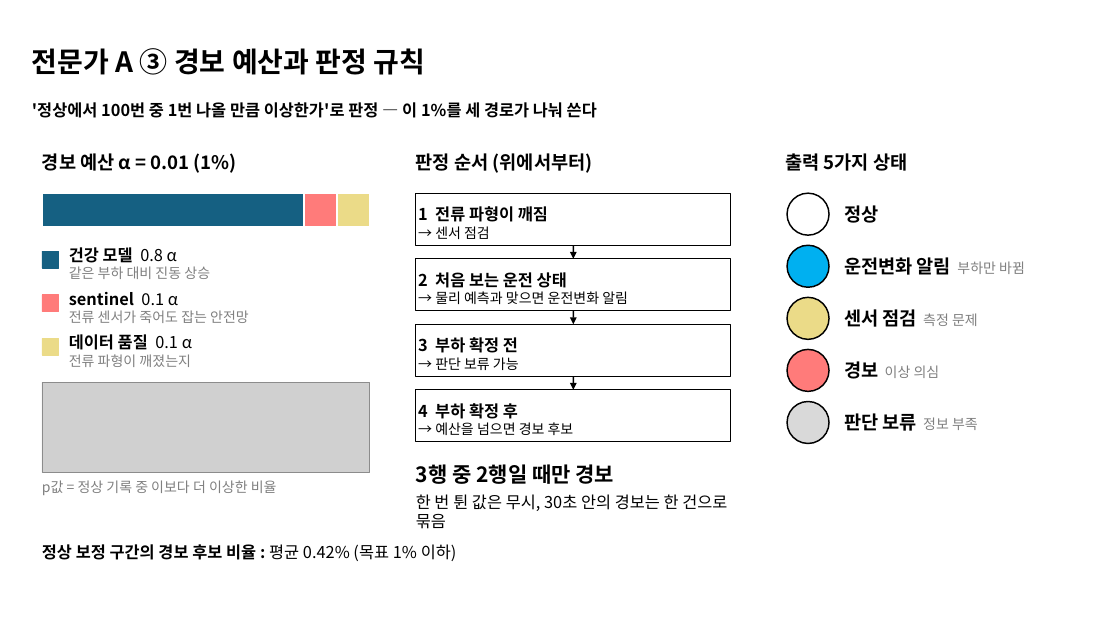
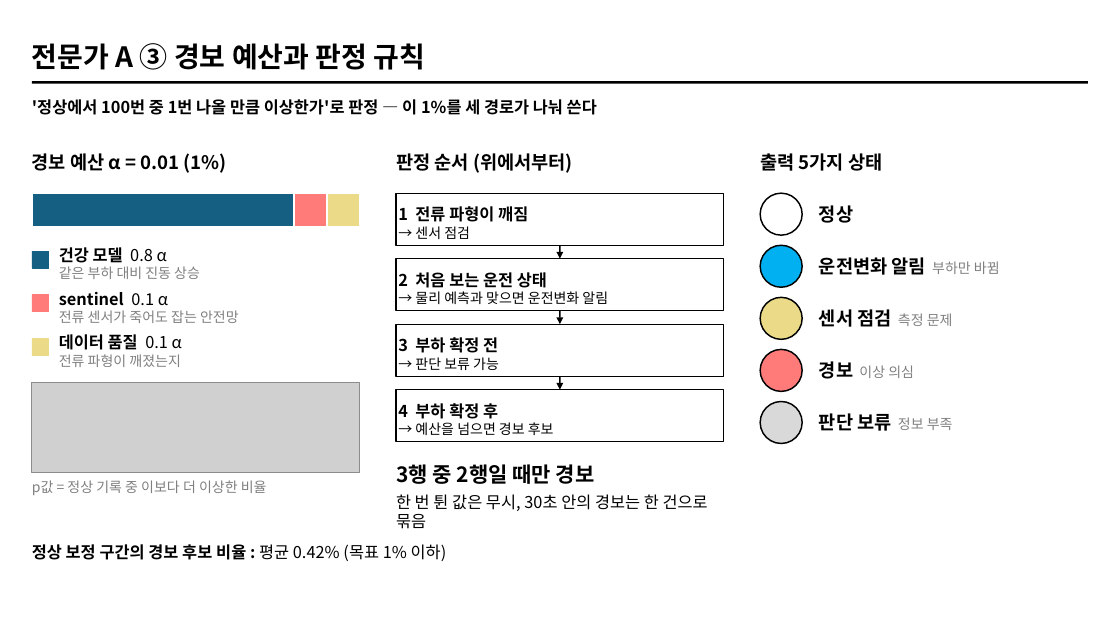
Before and after one commit to ZlataN-AI/KAMP, a slide deck: slide 11 of presentation/RIVET-WM_seminar.pptx. Drawn at 1120x630 pixels with LibreOffice and Linux fonts; fonts in the diff are those of the drawing; grey boxes stand for pictures. Boxes give left, top, right and bottom in pixels: in the first picture for what was removed or moved away, otherwise in the second. Text is boxed around its words. In the diff, an @@ line names an element or a change of style, - is before the commit and + after.

```diff
--- a/presentation/RIVET-WM_seminar.pptx
+++ b/presentation/RIVET-WM_seminar.pptx
@@ title "전문가 A ③ 경보 예산과 ...": place and size @@
-title "전문가 A ③ 경보 예산과 ..." at (32,48,426,75)
+title "전문가 A ③ 경보 예산과 ..." at (32,43,426,70)
@@ line added from (32, 82) to (1088, 82), #000000 2.25 pt @@
@@ text "판정 순서 (위에서부터)": place and size @@
-text "판정 순서 (위에서부터)" at (416,153,593,173)
+text "판정 순서 (위에서부터)" at (396,153,573,173)
@@ text "출력 5가지 상태": place and size @@
-text "출력 5가지 상태" at (785,153,907,171)
+text "출력 5가지 상태" at (760,153,882,171)
@@ rectangle "1 전류 파형이 깨짐": place and size @@
-rectangle "1 전류 파형이 깨짐" at (416,193,731,245)
+rectangle "1 전류 파형이 깨짐" at (396,193,723,245)
@@ text "정상": place and size @@
-text "정상" at (844,205,878,223)
+text "정상" at (819,205,853,223)
@@ rectangle "2 처음 보는 운전 상태": place and size @@
-rectangle "2 처음 보는 운전 상태" at (416,259,731,311)
+rectangle "2 처음 보는 운전 상태" at (396,259,723,311)
@@ text "운전변화 알림 부하만 바뀜": place and size @@
-text "운전변화 알림 부하만 바뀜" at (844,257,1025,275)
+text "운전변화 알림 부하만 바뀜" at (819,257,1000,275)
@@ rectangle "3 부하 확정 전": place and size @@
-rectangle "3 부하 확정 전" at (416,324,731,376)
+rectangle "3 부하 확정 전" at (396,324,723,376)
@@ text "센서 점검 측정 문제": place and size @@
-text "센서 점검 측정 문제" at (844,309,978,327)
+text "센서 점검 측정 문제" at (819,309,953,327)
@@ 6 rectangles, 5 texts, 1 picture: place and size @@
-6 rectangles, 5 texts, 1 picture at (42,153,370,495)
+6 rectangles, 5 texts, 1 picture at (32,153,360,495)
@@ text "경보 이상 의심": place and size @@
-text "경보 이상 의심" at (844,361,940,379)
+text "경보 이상 의심" at (819,361,914,379)
@@ 3 arrows: place and size @@
-3 arrows at (574,245,574,390)
+3 arrows at (560,245,560,390)
@@ rectangle "4 부하 확정 후": place and size @@
-rectangle "4 부하 확정 후" at (416,390,731,442)
+rectangle "4 부하 확정 후" at (396,390,723,442)
@@ 5 ellipses: place and size @@
-5 ellipses at (787,193,829,444)
+5 ellipses at (760,193,802,444)
@@ text "판단 보류 정보 부족": place and size @@
-text "판단 보류 정보 부족" at (844,413,978,431)
+text "판단 보류 정보 부족" at (819,413,953,431)
@@ text "3행 중 2행일 때만 경보": place and size @@
-text "3행 중 2행일 때만 경보" at (416,464,727,529)
+text "3행 중 2행일 때만 경보" at (396,464,708,529)
@@ text "정상 보정 구간의 경보 후보 ...": place and size @@
-text "정상 보정 구간의 경보 후보 ..." at (42,544,457,561)
+text "정상 보정 구간의 경보 후보 ..." at (32,544,447,561)
```
Also in this commit, not shown: 25 other slides changed, 1 other file.
